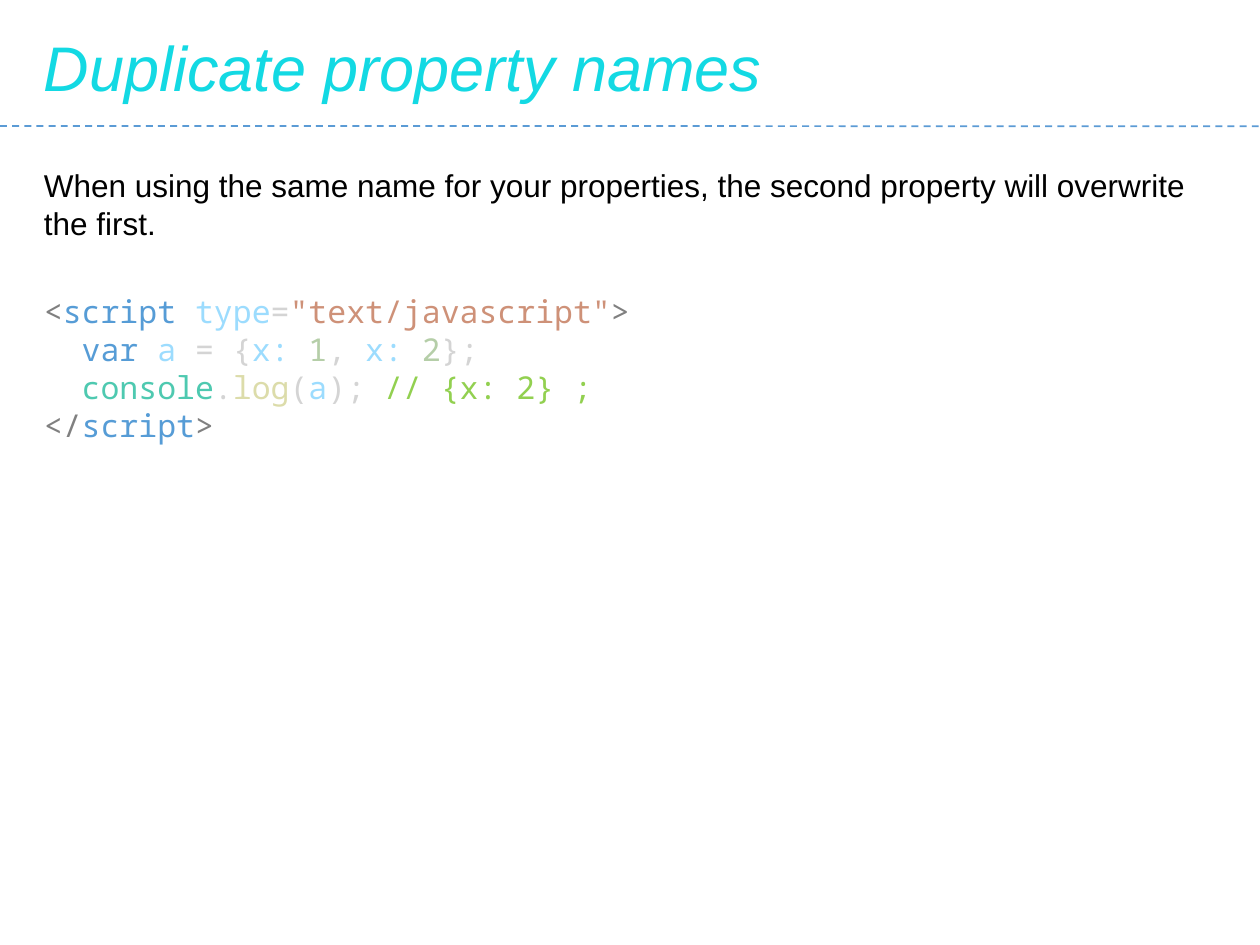
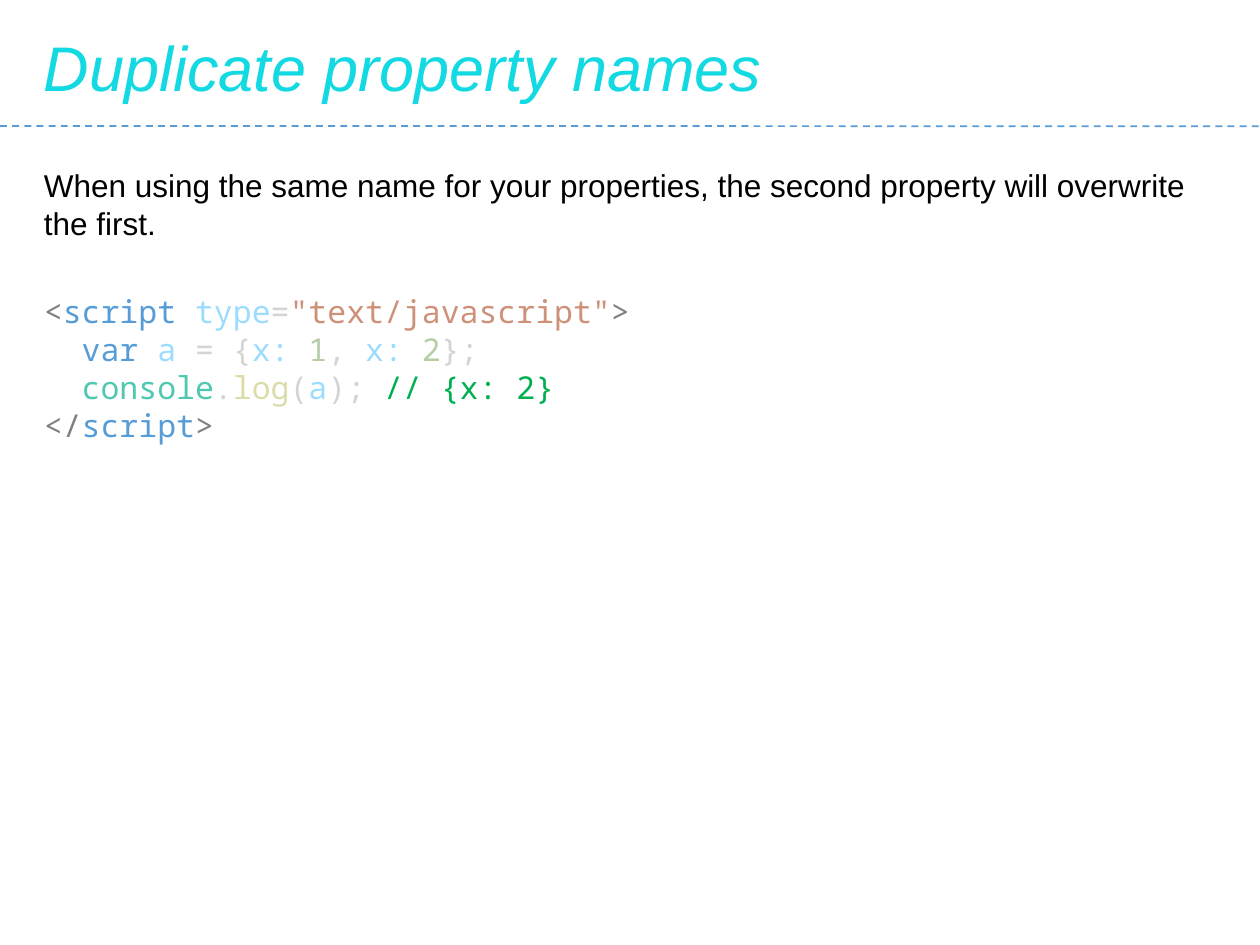
Before and after one commit to Saleel-Bagde/PPT-s, a slide deck: slide 62 of JavaScript.pptx. Drawn at 1260x945 pixels with LibreOffice and Linux fonts; fonts in the diff are those of the drawing. Boxes give left, top, right and bottom in pixels: in the first picture for what was removed or moved away, otherwise in the second. Text is boxed around its words. In the diff, an @@ line names an element or a change of style, - is before the commit and + after.

```diff
--- a/JavaScript.pptx
+++ b/JavaScript.pptx
@@ text at <box>82,375,554,407</box>: text changed; text colour #92D050 to #4EC9B0 @@
-console.log(a); // {x: 2} ;
+console.log(a); // {x: 2}
```
Also in this commit, not shown: 16 other slides changed, 1 slide added, 1 slide removed, 4 other files.
